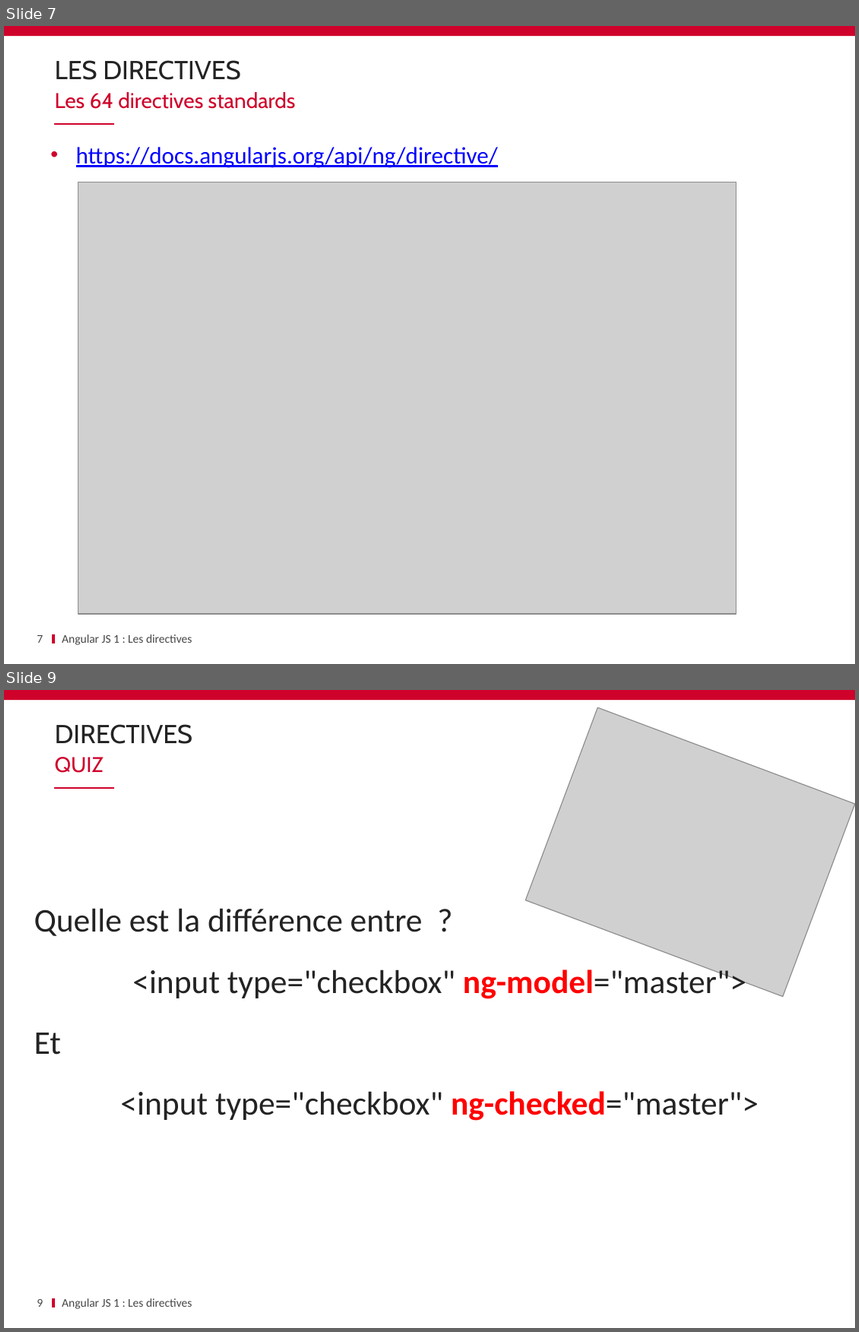
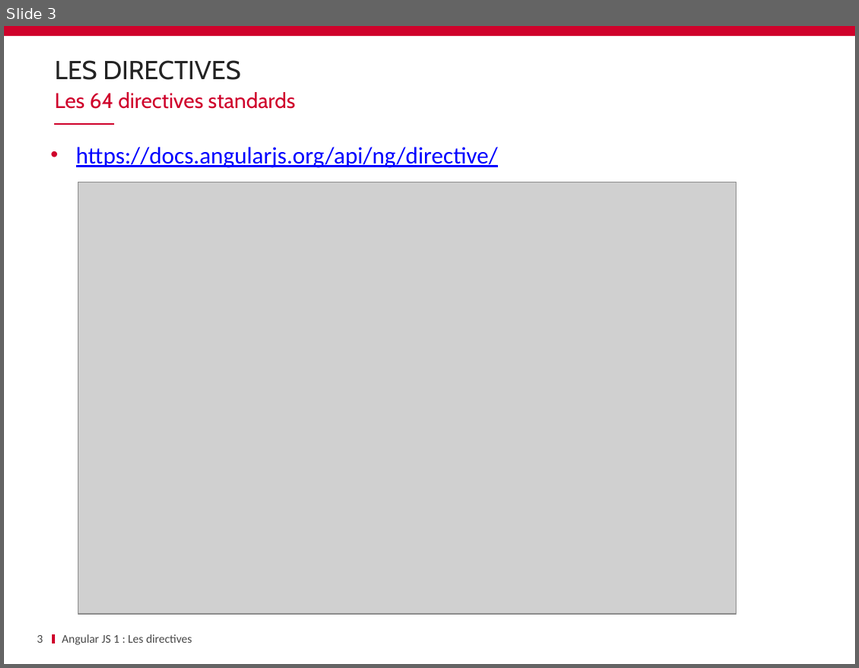
Before and after one commit to ycintre/formation-angularjs, a slide deck: 04 Built-in directives/Built-in directives.pptx. Shown one above the other, each under a label of ours: slides 7 and 9 before the commit, slide 3 after it; the slides between them are not shown. The pictures are 859x1332 and 859x668 pixels, drawn with LibreOffice and Linux fonts; fonts in the diff are those of the drawing; grey boxes stand for pictures; background and template pictures are left out. Boxes give left, top, right and bottom in pixels: in the first picture for what was removed or moved away, otherwise in the second. Text is boxed around its words. In the diff, an @@ line names an element or a change of style, - is before the commit and + after.

Commit message:
improve built-in directives

```diff
--- a/04 Built-in directives/Built-in directives.pptx
+++ b/04 Built-in directives/Built-in directives.pptx
@@ slide 9 removed at (4, 690, 855, 1328), background #FFFFFF; not listed: 3 template elements that a slide beside it also shows @@
@@ picture removed at (525, 708, 855, 997) @@
@@ title removed at (55, 724, 193, 744) @@
-DIRECTIVES
@@ text removed at (55, 757, 104, 773) @@
-QUIZ
@@ text removed at (34, 908, 759, 1121) @@
-Quelle est la différence entre ?
-<input type="checkbox" ng-model="master">
-Et
-<input type="checkbox" ng-checked="master">
@@ page number removed at (37, 1300, 43, 1307) @@
-9
@@ text removed at (62, 1299, 192, 1309) @@
-Angular JS 1 : Les directives
@@ what was slide 7 is now slide 3 @@
@@ page number at (37, 636, 43, 643): text changed @@
-7
+3
```
Also in this commit, not shown: 4 slides changed, 1 other slide removed.
